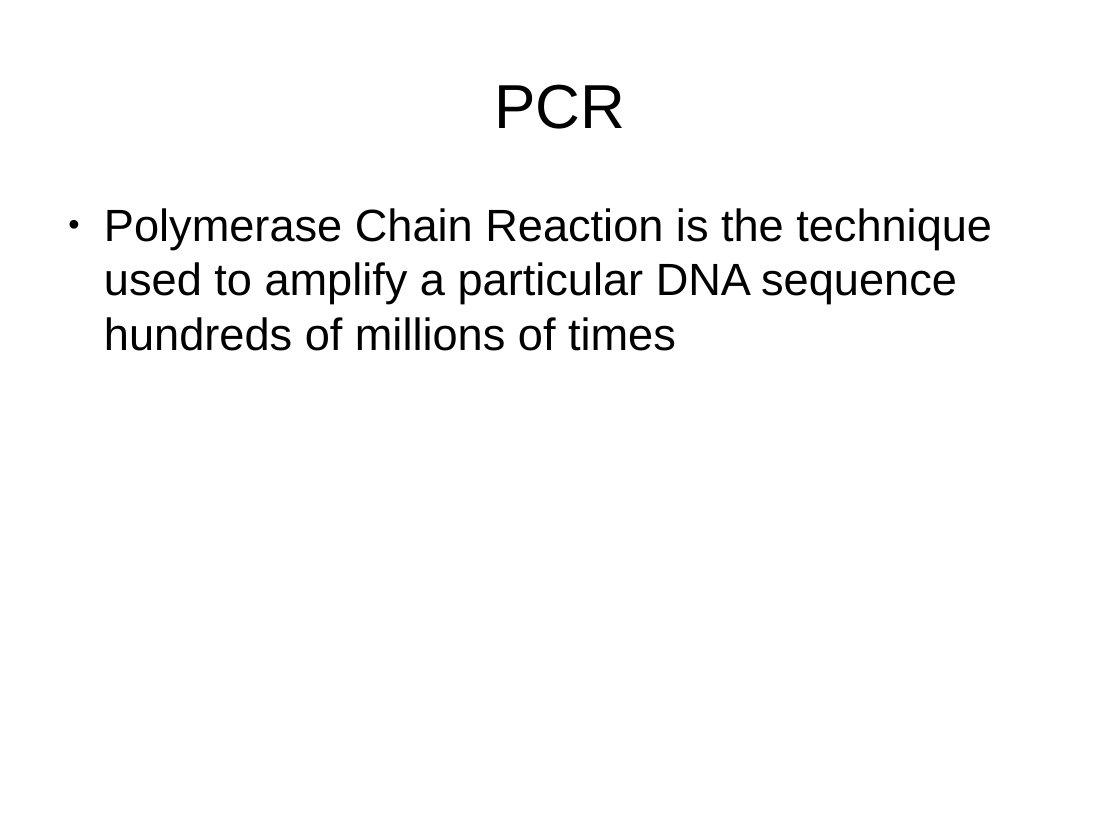
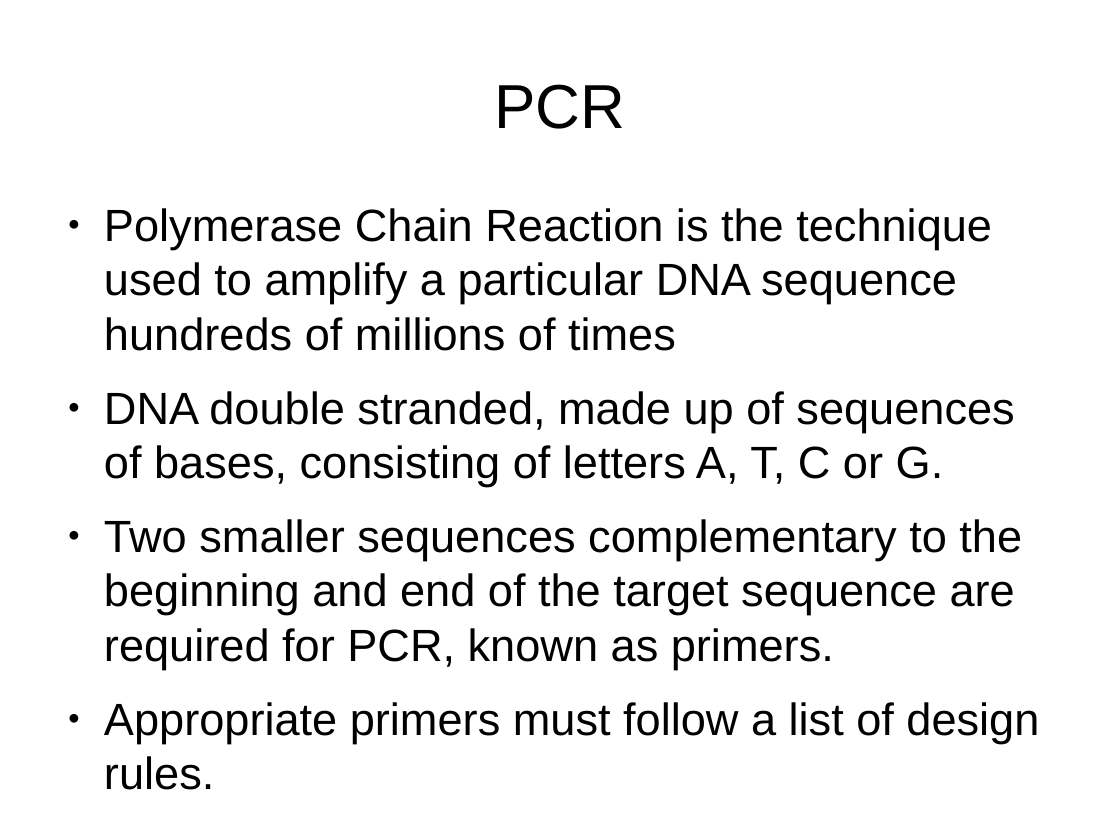
Before and after one commit to Dan-McElroy/Team-Project--Q, a slide deck: slide 7 of docs/progressPresentation/draft.odp. Drawn at 1120x840 pixels with LibreOffice and Linux fonts; fonts in the diff are those of the drawing. Boxes give left, top, right and bottom in pixels: in the first picture for what was removed or moved away, otherwise in the second. Text is boxed around its words. In the diff, an @@ line names an element or a change of style, - is before the commit and + after.

Commit message:
Updated presentation, added design slides.

```diff
--- a/docs/progressPresentation/draft.odp
+++ b/docs/progressPresentation/draft.odp
@@ text at bbox=[104, 391, 1039, 743]: paragraphs added @@
+● DNA double stranded, made up of sequences of bases, consisting of letters A, T, C or G.
+● Two smaller sequences complementary to the beginning and end of the target sequence are required for PCR, known as primers.
+● Appropriate primers must follow a list of design rules.
```
Also in this commit, not shown: 4 other slides changed, 2 slides added, 1 slide removed, 8 other files.
